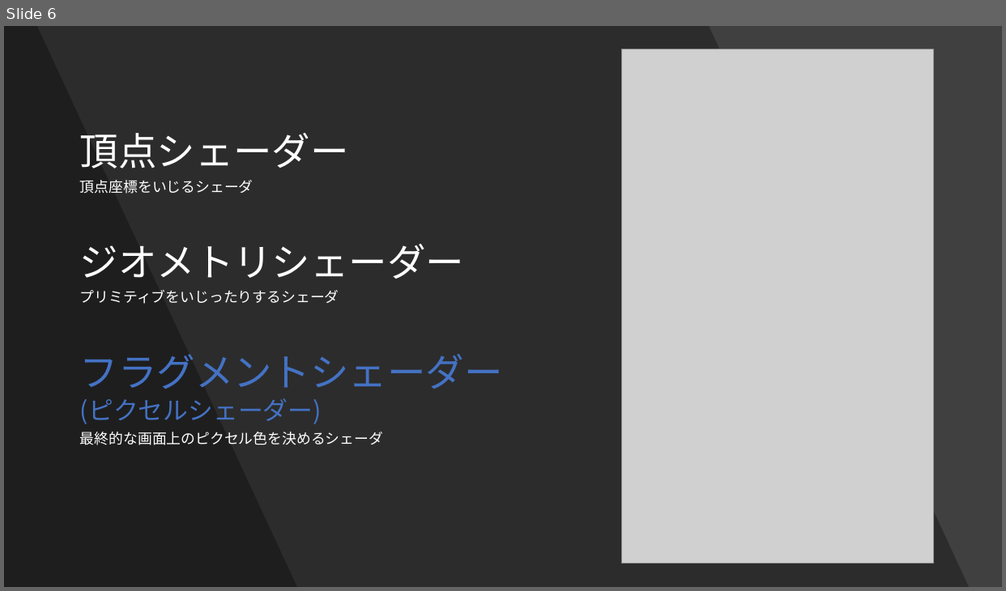
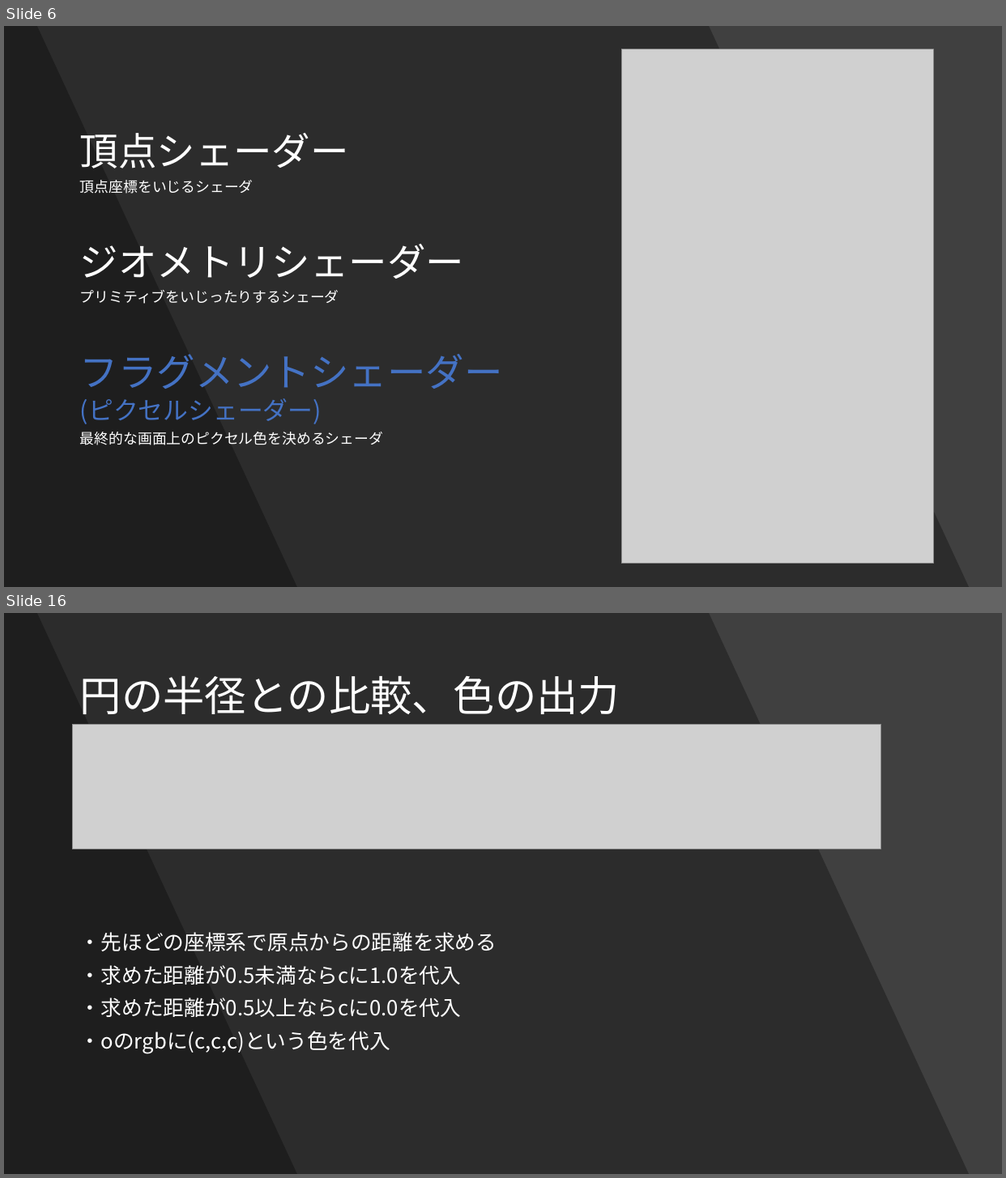
Before and after one commit to Forenard/TsubuyakiGLSL, a slide deck: つぶやきGLSLとは.pptx. Shown one above the other, each under a label of ours: slide 6 before the commit, slides 6 and 16 after it; the slides between them are not shown. The pictures are 1006x591 and 1006x1178 pixels, drawn with LibreOffice and Linux fonts; fonts in the diff are those of the drawing; grey boxes stand for pictures. Boxes give left, top, right and bottom in pixels: in the first picture for what was removed or moved away, otherwise in the second. Text is boxed around its words. In the diff, an @@ line names an element or a change of style, - is before the commit and + after.

```diff
--- a/つぶやきGLSLとは.pptx
+++ b/つぶやきGLSLとは.pptx
@@ slide 16 added at (4,613,1002,1174), background #404040 @@
@@ freeform shape added at (4,613,969,1174), fill #000000 at 30% opacity @@
@@ freeform shape added at (4,613,297,1174), fill #000000 at 30% opacity @@
@@ text added at (80,676,620,1054), 20 pt, text #FFFFFF @@
+円の半径との比較、色の出力
+・先ほどの座標系で原点からの距離を求める
+・求めた距離が0.5未満ならcに1.0を代入
+・求めた距離が0.5以上ならcに0.0を代入
+・oのrgbに(c,c,c)という色を代入
@@ picture added at (73,725,881,850) @@
```
Also in this commit, not shown: 3 slides changed, 13 other slides added.
